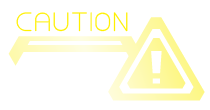
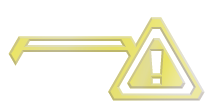
Layers edited between the first and the second 210 x 110 image:
"<グループ>" (1st of 3, in "Caution"): opacity 100% → 50% over bbox(8, 12, 205, 101)
renamed "CAUTION" to "<グループ>", painted on it over bbox(8, 12, 205, 101)
"<グループ>" (3rd of 3, in "Caution"): opacity 49% → 100%, painted on it over bbox(8, 17, 205, 101)
